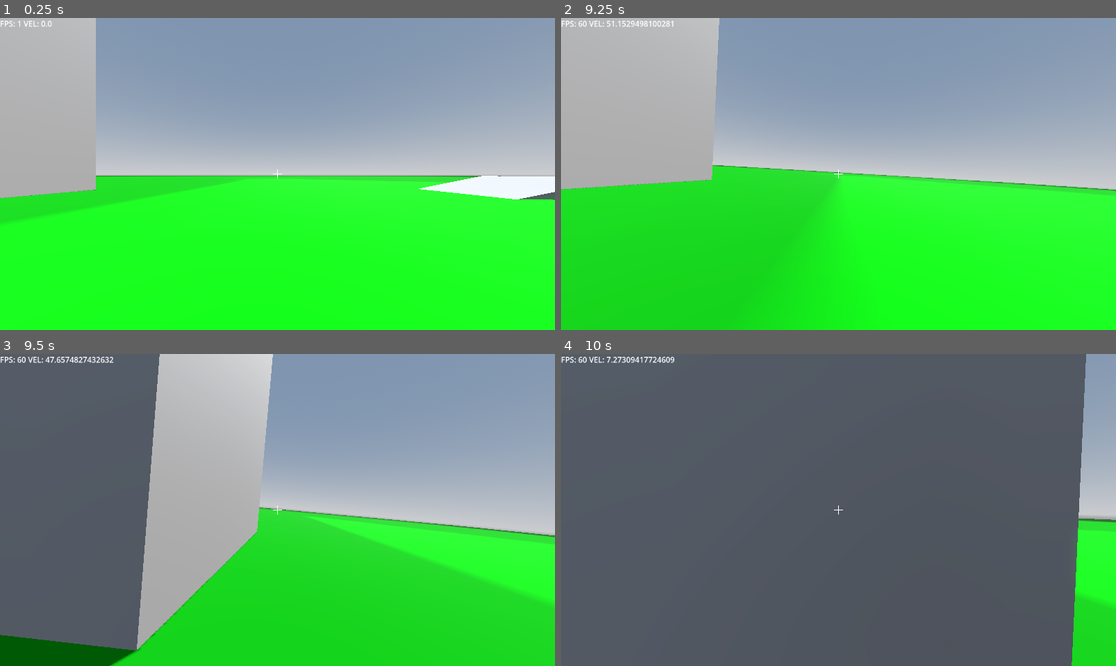
Above: before the commit, frames 1-4 (two rows, left to right).
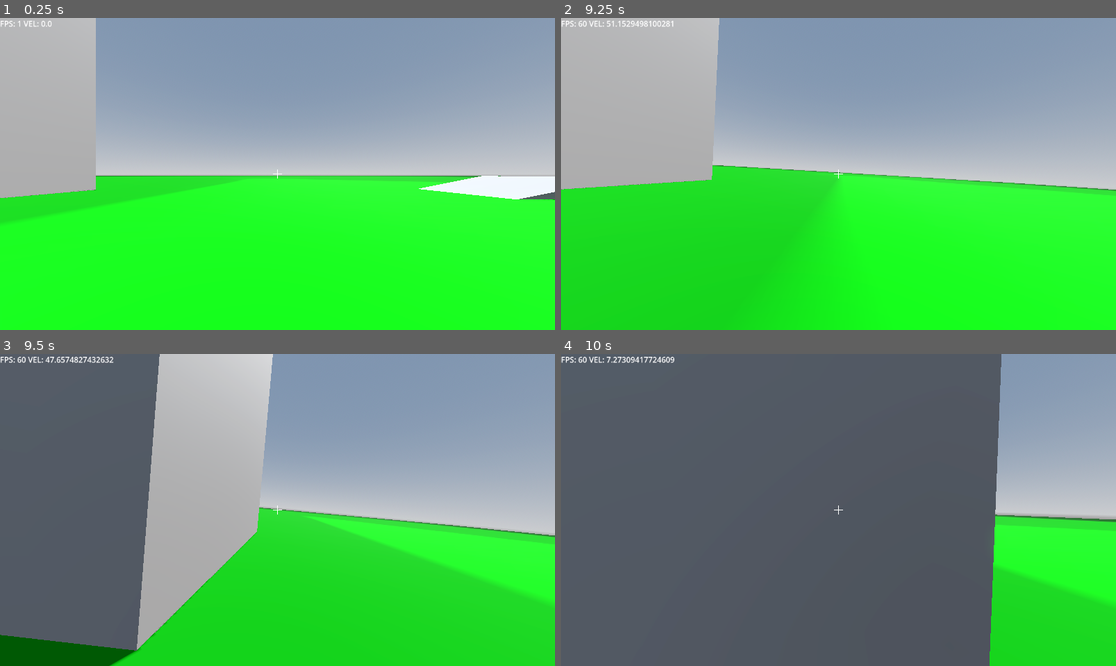
Above: after the commit, the same moments.

Repository: YouthHalo/Fast-Boomer-Shooter
Game: Godot game, scene res://scenes/main_world.tscn
Two runs of this game, one before a commit and one after it. Both use one fixed random seed, a clock stepped at 60 frames per second and the inputs below. The engine's default icon, where the game draws it, is replaced by a stand-in: a white triangle on a blue panel in a dark square.
Inputs (mouse positions are in pixels of both pictures, inside the frame that each line leads up to):
- Up to frame 1 (0.25 s): no input
- Up to frame 2 (9.25 s): tap Enter at 0.5 s; move the mouse to (866, 174) at 0.52 s; hold R (grapple) 0.53-1.28 s; hold W (forward) 0.53-5.78 s; tap Shift (dash) at 0.6, 2.3, 2.85, 4.55, 5.1, 6.8, 7.35, 9.05 s; click (866, 174) at 0.67 s; tap Space (jump) at 0.77, 1.07, 1.52, 1.55, 1.82, 3.02, 3.32, 3.77, 3.8, 4.07, 4.52, 4.82, 6.02, 6.05, 6.32, 7.52, 7.82, 8.3, 9.02 s; move the mouse to (810, 174) at 1.27 s; tap R (grapple) at 1.35, 3.05, 5.85, 7.55 s; move the mouse to (849, 167) at 2.02 s; hold Space (jump) 2.03-2.78 s; move the mouse to (832, 180) at 2.77 s; click (832, 180) at 2.92 s; move the mouse to (877, 177) at 3.52 s; hold R (grapple) 3.53-4.28 s; move the mouse to (794, 170) at 4.27 s; tap C (slide) at 4.35, 8.85 s; move the mouse to (844, 174) at 5.02 s; hold R (grapple) 5.03-5.78 s; click (844, 174) at 5.17 s; move the mouse to (816, 167) at 5.77 s; hold D (right) 5.78-6.53 s; move the mouse to (866, 174) at 6.52 s; hold Space (jump) 6.53-7.28 s; hold W (forward) 6.53-8.78 s; move the mouse to (810, 174) at 7.27 s; click (810, 174) at 7.42 s; move the mouse to (849, 167) at 8.02 s; hold R (grapple) 8.03-8.78 s; move the mouse to (832, 180) at 8.77 s; hold A (left) from 8.78 s (still down)
- Up to frame 3 (9.5 s): keep holding A (left); tap Space (jump) at 9.32 s
- Up to frame 4 (10 s): move the mouse to (877, 513) at 9.52 s; release A (left) at 9.53 s; hold W (forward) from 9.53 s (still down); hold R (grapple) from 9.53 s (still down); tap Shift (dash) at 9.6 s; click (877, 513) at 9.67 s; tap Space (jump) at 9.77 s

Frames 1-3 are identical in both runs. In frame 4, 15% of the frame differs, in the area x 77-100%, y 0-100%.

Commit message:
Added some elasticity and swapped reel and swing binds

Diff:
--- a/scripts/player.gd
+++ b/scripts/player.gd
@@ -36,11 +36,14 @@
 var grapple_hook_point = Vector3.ZERO
 var is_grappling = false
 var grapple_length = 0.0
-var is_reeling_in = false  # New variable to track reel-in mode
+var is_reeling_in = false
 const GRAPPLE_RANGE = 40.0
 const GRAPPLE_PULL_SPEED = 40.0
-const GRAPPLE_REEL_SPEED = 60.0  # Faster reel-in speed
+const GRAPPLE_REEL_SPEED = 60.0
 const GRAPPLE_SWING_FORCE = 15.0
+const GRAPPLE_ELASTICITY = 0.3
+const GRAPPLE_BREAK_THRESHOLD = 1
+var previous_distance = 0.0
 
 var gravity = ProjectSettings.get_setting("physics/3d/default_gravity") # 19.6 (9.8 * 2)
 var slow_factor = 0.0
@@ -86,14 +89,13 @@
 func _physics_process(delta):
 
 	if Input.is_action_just_pressed("grapple"):
-		if not is_grappling and dash_timer <= 0.0:  # Can't grapple while dashing
+		if not is_grappling and dash_timer <= 0.0:
 			attempt_grapple()
-		elif is_grappling:  # If already grappling, try to regrapple to new target
-			attempt_grapple()  # This will find a new target and regrapple
-
-	# Track swing vs reel-in mode (inverted)
+		elif is_grappling:
+			attempt_grapple()
+
 	if is_grappling:
-		is_reeling_in = Input.is_action_pressed("grapple")  # Hold = reel-in, release = swing
+		is_reeling_in = not Input.is_action_pressed("grapple")
 
 	if Input.is_action_just_pressed("slide"):
 		if is_on_floor():
@@ -148,7 +150,6 @@
 		else:
 			gravity = ProjectSettings.get_setting("physics/3d/default_gravity") # 19.6 (9.8 * 2)
 
-	# Give air jumps while grappling (like wall jumps)
 	if is_grappling and air_jumps < max_air_jumps:
 		air_jumps = max_air_jumps
 
@@ -172,7 +173,6 @@
 		# Release grapple if currently grappling
 		if is_grappling:
 			release_grapple()
-			# Give a small upward boost when releasing grapple with jump
 			velocity.y = JUMP_VELOCITY * 0.8
 		elif air_jumps > 0:
 			ground_slamming = false
@@ -266,7 +266,6 @@
 	if Raycast.is_colliding():
 		var collider = Raycast.get_collider()
 
-		# Check if the target is a valid grappling point (any solid, non-moving object)
 		var is_valid_target = false
 
 		if collider is StaticBody3D:
@@ -274,10 +273,8 @@
 		elif collider is CSGShape3D:
 			is_valid_target = true
 		elif collider is CharacterBody3D and collider != self:
-			# Only allow grappling to other CharacterBody3D if they're not the player
 			is_valid_target = true
 		elif collider.has_method("get_class"):
-			# Check for other solid objects like MeshInstance3D with StaticBody3D parent
 			var parent_node = collider.get_parent()
 			if parent_node is StaticBody3D:
 				is_valid_target = true
@@ -287,6 +284,7 @@
 			grapple_hook_point = Raycast.get_collision_point()
 			is_grappling = true
 			grapple_length = global_position.distance_to(grapple_hook_point)
+			previous_distance = grapple_length
 			if was_already_grappling:
 				print("Regrappled to: ", grapple_hook_point, " Distance: ", grapple_length)
 			else:
@@ -294,11 +292,13 @@
 		else:
 			if is_grappling:
 				print("Cannot regrapple to invalid target: ", collider.get_class() if collider.has_method("get_class") else "Unknown")
+				release_grapple()  # Release grapple if regrapple fails
 			else:
 				print("Invalid grapple target: ", collider.get_class() if collider.has_method("get_class") else "Unknown")
 	else:
 		if is_grappling:
 			print("No regrapple target found within range")
+			release_grapple()  # Release grapple if regrapple misses
 		else:
 			print("No grapple target found within range")
 
@@ -314,41 +314,42 @@
 	var to_hook = grapple_hook_point - global_position
 	var distance_to_hook = to_hook.length()
 
-	# If we're holding the grapple button, reel-in behavior
+	# Check for rope breaking - if distance increased too quickly, break the rope
+	var distance_change = distance_to_hook - previous_distance
+	if distance_change > GRAPPLE_BREAK_THRESHOLD:
+		print("Rope broke due to excessive stress!")
+		release_grapple()
+		return
+
+	# Update previous distance for next frame
+	previous_distance = distance_to_hook
+
+	# Calculate elastic rope behavior
+	var max_elastic_length = grapple_length * (1.0 + GRAPPLE_ELASTICITY)
+	var rope_direction = to_hook.normalized()
+
+	# If we're holding the grapple button, swing behavior
 	if Input.is_action_pressed("grapple"):
-		is_reeling_in = true
-
-		# Reel-in behavior - quickly pull player towards grapple point
-		var pull_direction = to_hook.normalized()
-		var reel_force = GRAPPLE_REEL_SPEED
-
-		# Increase reel force based on distance for more responsive feel
-		var distance_factor = clamp(distance_to_hook / grapple_length, 0.8, 2.5)
-		reel_force *= distance_factor
-
-		velocity += pull_direction * reel_force * delta
-
-		# Significantly reduce downward velocity when reeling in
-		if velocity.y < 0:
-			velocity.y *= 0.5
-
-		# Apply minimal gravity while reeling in
-		velocity.y -= gravity * 0.3 * delta
-
-	else:
-		# Swing behavior - constraint the player to rope length
 		is_reeling_in = false
 
+		# Swing behavior with elastic rope constraint
 		if distance_to_hook > grapple_length:
-			# Pull player back to rope length
-			var rope_direction = to_hook.normalized()
-			var excess_distance = distance_to_hook - grapple_length
-			global_position += rope_direction * excess_distance * 0.9
-
-			# Remove velocity component going away from hook
+			if distance_to_hook > max_elastic_length:
+				# Hard constraint at maximum elastic length
+				var excess_distance = distance_to_hook - max_elastic_length
+				global_position += rope_direction * excess_distance * 0.95
+				distance_to_hook = max_elastic_length
+				to_hook = grapple_hook_point - global_position
+
+			# Apply elastic force - stronger the further from rope length
+			var stretch_ratio = (distance_to_hook - grapple_length) / (max_elastic_length - grapple_length)
+			var elastic_force = stretch_ratio * 20.0  # Elastic force strength
+			velocity += rope_direction * elastic_force * delta
+
+			# Remove velocity component going away from hook if beyond elastic limit
 			var velocity_toward_hook = velocity.dot(rope_direction)
-			if velocity_toward_hook < 0:  # Moving away from hook
-				velocity -= rope_direction * velocity_toward_hook
+			if distance_to_hook > grapple_length * 1.1 and velocity_toward_hook < 0:
+				velocity -= rope_direction * velocity_toward_hook * 0.5
 
 		# Apply swing forces based on input
 		var swing_input = input_dir.x  # Left/right input
@@ -358,7 +359,33 @@
 			velocity += swing_force * delta
 
 		# Apply reduced gravity while swinging
-		#velocity.y -= gravity * 0.3 * delta
+		velocity.y -= gravity * 0.3 * delta
+
+	else:
+		# Reel-in behavior - quickly pull player towards grapple point
+		is_reeling_in = true
+
+		# Reduce rope length as we reel in
+		var reel_speed = GRAPPLE_REEL_SPEED * delta
+		if distance_to_hook > 2.0:  # Don't reel in if very close
+			grapple_length = max(grapple_length - reel_speed, 2.0)  # Minimum rope length of 2 units
+			grapple_length = min(grapple_length, distance_to_hook)  # Can't be longer than current distance
+
+		var pull_direction = rope_direction
+		var reel_force = GRAPPLE_REEL_SPEED
+
+		# Increase reel force based on distance for more responsive feel
+		var distance_factor = clamp(distance_to_hook / (grapple_length + 5.0), 0.8, 2.5)
+		reel_force *= distance_factor
+
+		velocity += pull_direction * reel_force * delta
+
+		# Significantly reduce downward velocity when reeling in
+		if velocity.y < 0:
+			velocity.y *= 0.5
+
+		# Apply minimal gravity while reeling in
+		velocity.y -= gravity * 0.1 * delta
 
 func camera_effects() -> void:
 	camera_tilt = clamp(-input_dir.x * velocity.length() * 0.0025, -0.15, 0.15)
